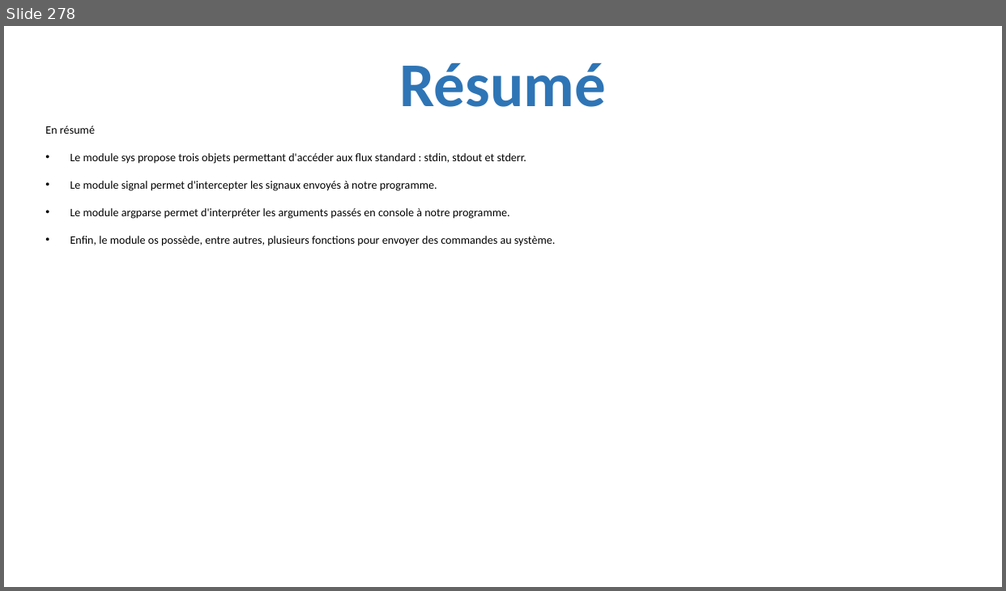
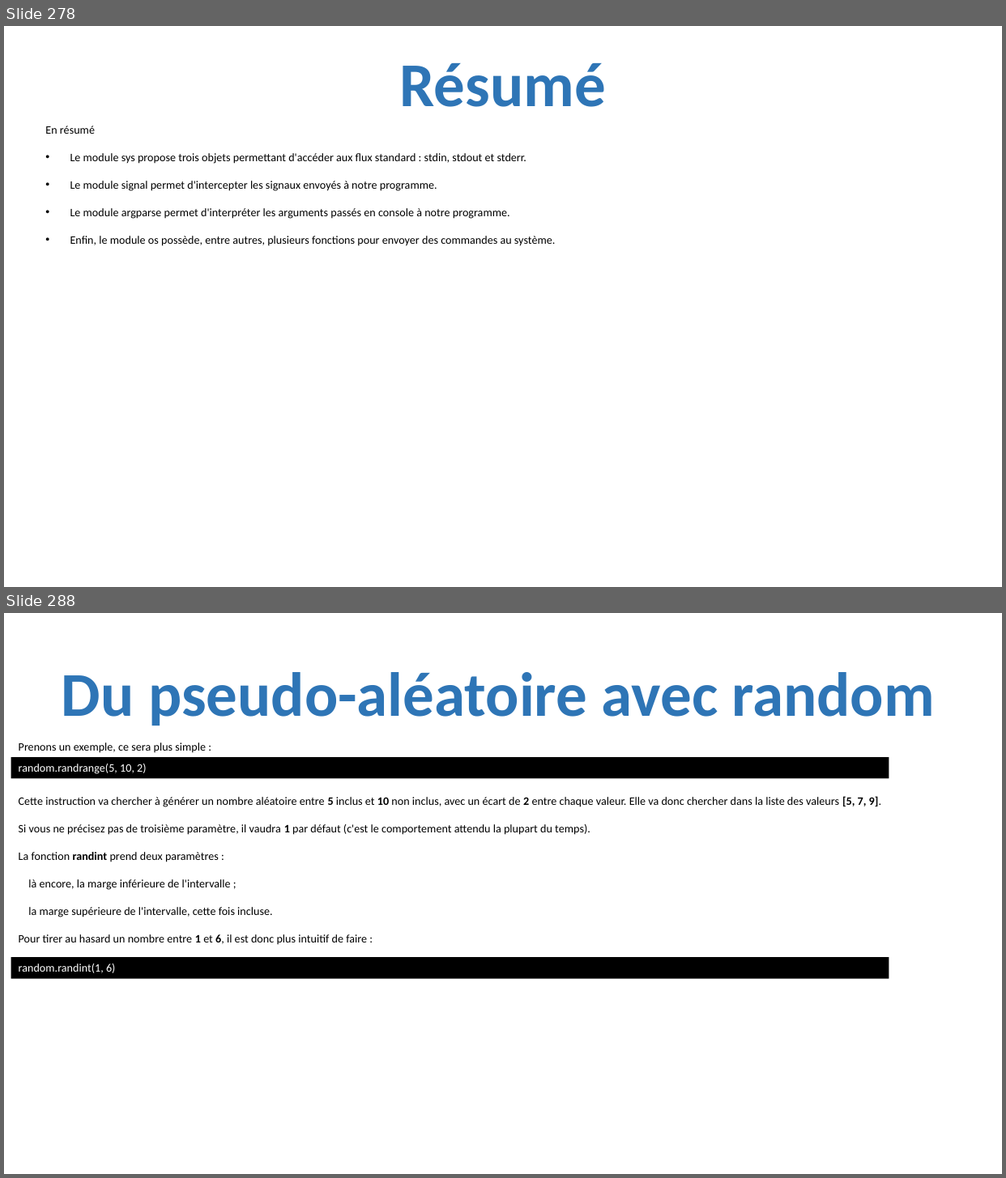
Before and after one commit to julienPalleau/PythonDoc, a slide deck: Python-resume.pptx. Shown one above the other, each under a label of ours: slide 278 before the commit, slides 278 and 288 after it; the slides between them are not shown. The pictures are 1006x591 and 1006x1178 pixels, drawn with LibreOffice and Linux fonts; fonts in the diff are those of the drawing. Boxes give left, top, right and bottom in pixels: in the first picture for what was removed or moved away, otherwise in the second. Text is boxed around its words. In the diff, an @@ line names an element or a change of style, - is before the commit and + after.

```diff
--- a/Python-resume.pptx
+++ b/Python-resume.pptx
@@ slide 288 added at bbox=[4, 613, 1002, 1174], background #FFFFFF @@
@@ title added at bbox=[62, 672, 935, 726], 60 pt, text #2E75B6, bold @@
+Du pseudo-aléatoire avec random
@@ rectangle added at bbox=[10, 757, 889, 779], fill #000000, 11 pt, text #FFFFFF @@
+random.randrange(5, 10, 2)
@@ text added at bbox=[19, 743, 206, 753], 11 pt, text #000000 @@
+Prenons un exemple, ce sera plus simple :
@@ text added at bbox=[19, 796, 881, 945], 11 pt, text #000000 @@
+Cette instruction va chercher à générer un nombre aléatoire entre 5 inclus et 10 non inclus, avec un écart de 2 entre chaque valeur. Elle va donc chercher dans la liste des valeurs [5, 7, 9].
+Si vous ne précisez pas de troisième paramètre, il vaudra 1 par défaut (c'est le comportement attendu la plupart du temps).
+La fonction randint prend deux paramètres :
+là encore, la marge inférieure de l'intervalle ;
+la marge supérieure de l'intervalle, cette fois incluse.
+Pour tirer au hasard un nombre entre 1 et 6, il est donc plus intuitif de faire :
@@ rectangle added at bbox=[10, 957, 889, 979], fill #000000, 11 pt, text #FFFFFF @@
+random.randint(1, 6)
```
Also in this commit, not shown: 20 other slides added.
